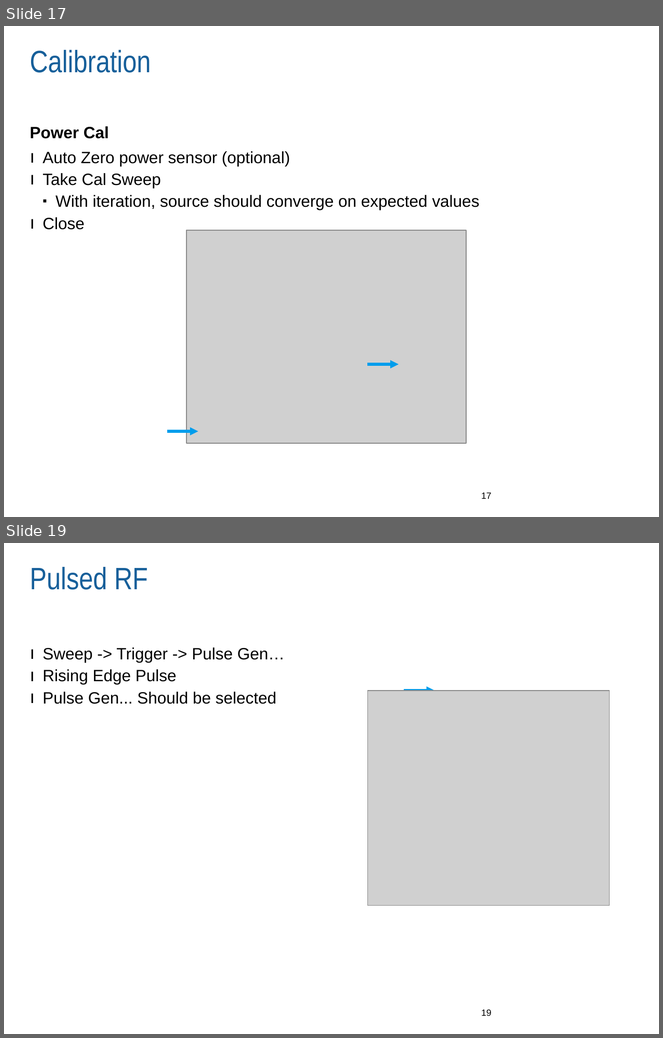
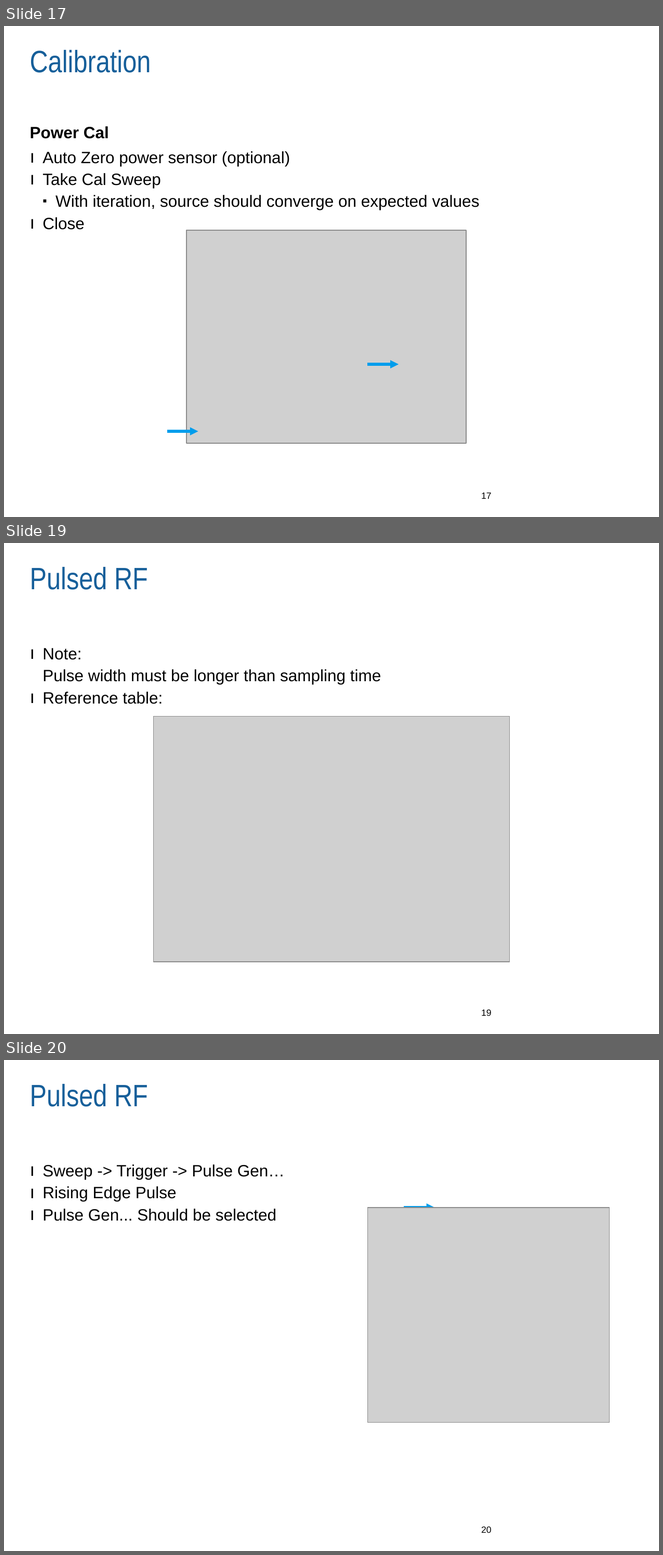
Before and after one commit to Terrabits/PACompressionTest, a slide deck: Documentation/User manual/MACOM RI Pulsed RF Application Note.pptx. Shown one above the other, each under a label of ours: slides 17 and 19 before the commit, slides 17, 19 and 20 after it; the slides between them are not shown. The pictures are 663x1038 and 663x1555 pixels, drawn with LibreOffice and Linux fonts; fonts in the diff are those of the drawing; grey boxes stand for pictures; background and template pictures are left out. Boxes give left, top, right and bottom in pixels: in the first picture for what was removed or moved away, otherwise in the second. Text is boxed around its words. In the diff, an @@ line names an element or a change of style, - is before the commit and + after.

Commit message:
Documentation/User manual/MACOM...pptx: Added ZVA filter sampling times for pulse width consideration. PPT is done; sent to Jerome.

```diff
--- a/Documentation/User manual/MACOM RI Pulsed RF Application Note.pptx
+++ b/Documentation/User manual/MACOM RI Pulsed RF Application Note.pptx
@@ slide 19 added at (4,543,659,1034), background #FFFFFF @@
@@ title added at (30,567,148,590), 34 pt, text #165F9A @@
+Pulsed RF
@@ text added at (42,648,381,704), 18 pt, text #000000 @@
+ı Note:
+  Pulse width must be longer than sampling time
+ı Reference table:
@@ picture added at (153,717,509,962) @@
@@ page number added at (481,1009,491,1016), 10 pt, text #000000 @@
+19
@@ what was slide 19 is now slide 20 @@
@@ page number at (481,1526,491,1533): text changed @@
-19
+20
```
Also in this commit, not shown: 1 slide changed, 1 other file.
